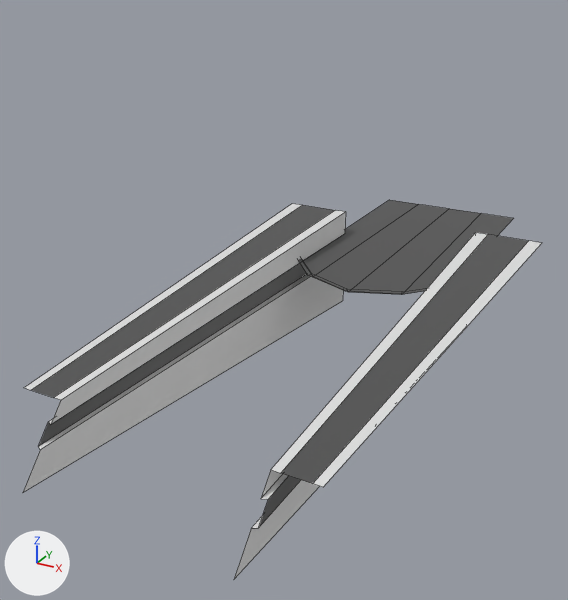
What one commit did to the FBX model Assets/3DAssets/Starship_POV_3D.fbx.
Both versions are drawn from a 50 mm lens placed at (-0.7802, -0.297, 0.0265), pointed at (-0.8068, -0.2486, 0.0023). The axes (+X, +Y, +Z) are drawn at lower left. The lights are the same throughout. Mesh edges are drawn as thin lines. Where no turn or scale is listed for an object, it has been applied to the vertices.

The older version as bpy lines, for what is in view:
```python
me_mesh = bpy.data.meshes.new('Mesh')
me_mesh.from_pydata(...)  # 56 vertices, 28 faces; spans x -0.0122..0.0122, y -0.0549..0.0, z -0.0072..0.0022
# faces by material slot: [16, 12]
me_mesh.materials.append(mat_colora)  # dark grey #525252
me_mesh.materials.append(mat_colorb)  # light grey #e4e4e4
# before: 7 (0.0064, -0.0129, 0.0022) at pixel (475, 232), 8 (0.0122, -0.0129, 0.0022) at pixel (542, 242), 9 (0.0111, -0.0129, 0.0022) at pixel (528, 240), 10 (0.0075, -0.0129, 0.0022) at pixel (488, 234), 11 (0.0064, -0.0129, -0.0022)
# before: 12 (0.0064, -0.0129, -0.0072) at pixel (465, 327), 14 (0.0064, -0.0129, 0.0), 16 (0.007, -0.0129, -0.0022), 17 (0.007, -0.0129, 0.0)
ob_starship_pov1 = bpy.data.objects.new('Starship_POV1', me_mesh)
ob_starship_pov1.location = (-0.80393, -0.21694, 0.00147)
```
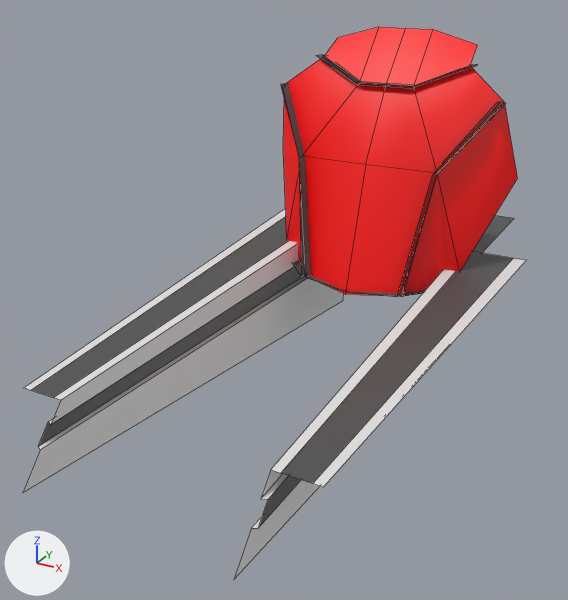
Commit message: UI and POV

Pixel boxes [x1, y1, x2, y2] of what changed, in the pictures (568 x 600 px; the box of a moved part takes in the faces that stretch with it):
'Starship_POV1', reshaped (46% taller)
    before: [23, 200, 542, 579]
    after: [23, 27, 526, 579]
part 1 of me_mesh, added (red)
    after: [283, 27, 517, 296]
part 2 of me_mesh, added
    after: [316, 55, 478, 89]
part 3 of me_mesh, moved or reshaped
    before: [234, 232, 542, 579]
    after: [234, 251, 526, 579]
part 4 of me_mesh, built on
    before: [299, 200, 427, 295]
    after: [281, 84, 506, 297]

Patch to the scene script:
```diff
--- a/Assets/3DAssets/Starship_POV_3D.fbx.py
+++ b/Assets/3DAssets/Starship_POV_3D.fbx.py
@@ mat_kindmaterial @@
+mat_kindmaterial = principled_material('KindMaterial')
+mat_kindmaterial.base_color = (1.0, 0.0, 0.0)  # red #ff0000
@@ me_mesh @@
 # used by ob_starship_pov1; location = (-0.80393, -0.21694, 0.00147)
 # verts and faces of me_mesh; kept vertices keep their numbers, new ones are numbered from 56
-me_mesh.from_pydata(...)  # 56 vertices, 28 faces; spans x -0.0122..0.0122, y -0.0549..0.0, z -0.0072..0.0022
+me_mesh.from_pydata(...)  # 120 vertices, 68 faces; spans x -0.0122..0.012, y -0.0549..0.0, z -0.0072..0.0196
+# me_mesh part 1: a new loose piece of 24 vertices spanning x -0.0106..0.0106, y -0.0267..-0.0165, z 0.0001..0.0196, in mat_kindmaterial (red #ff0000)
+# me_mesh part 2: a new loose piece of 20 vertices spanning x -0.0068..0.0068, y -0.0207..-0.0182, z 0.0155..0.0173, in mat_colora (dark grey #525252)
+# me_mesh part 3
+verts[8] = (0.012, -0.0175, 0.0021)  # moved, pixel (526, 260)
+verts[9] = (0.0109, -0.0175, 0.0021)  # moved, pixel (513, 258)
+verts[10] = (0.0076, -0.0175, 0.0021)  # moved, pixel (473, 251)
+verts[7] = (0.0065, -0.0175, 0.0021)  # moved
+verts[14] = (0.0065, -0.0176, 0.0)  # moved
+verts[17] = (0.0071, -0.0176, 0.0)  # moved
+verts[16] = (0.0071, -0.0177, -0.0021)  # moved
+verts[11] = (0.0065, -0.0177, -0.0021)  # moved
+verts[12] = (0.0065, -0.0179, -0.0067)  # moved, pixel (450, 343)
+# me_mesh part 4
+# 6 vertices are removed from x -0.0069..0.0042, y -0.0251..-0.0212, z 0.0..0.0003
+# 9 faces are deleted
+# 1 vertex moves from x 0.0068, y -0.0221, z 0.0003 to x 0.0068, y -0.0226, z 0.0003
+# 26 vertices are added at x -0.0095..0.0095, y -0.0258..-0.0192, z 0.0..0.0149
+# 23 new faces join them, mat_colora (dark grey #525252)
 me_mesh.materials.append(mat_colora)
 me_mesh.materials.append(mat_colorb)
+me_mesh.materials.append(mat_kindmaterial)  # red #ff0000
```
